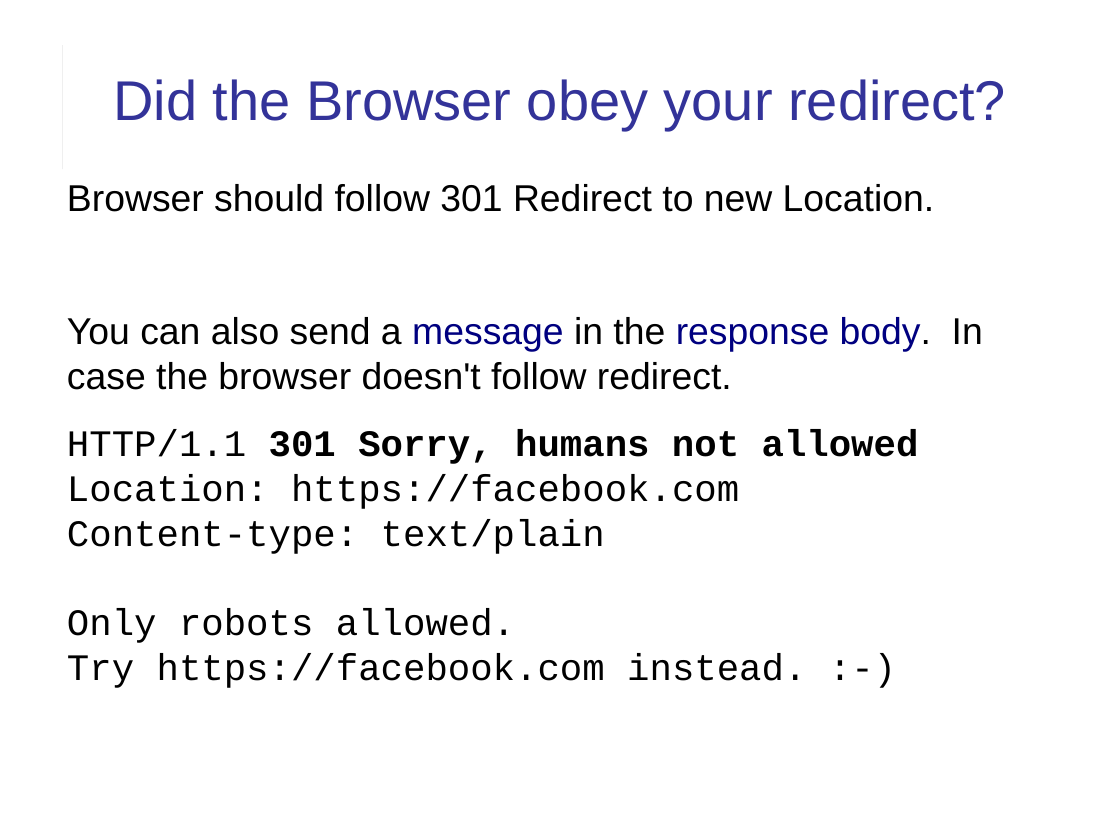
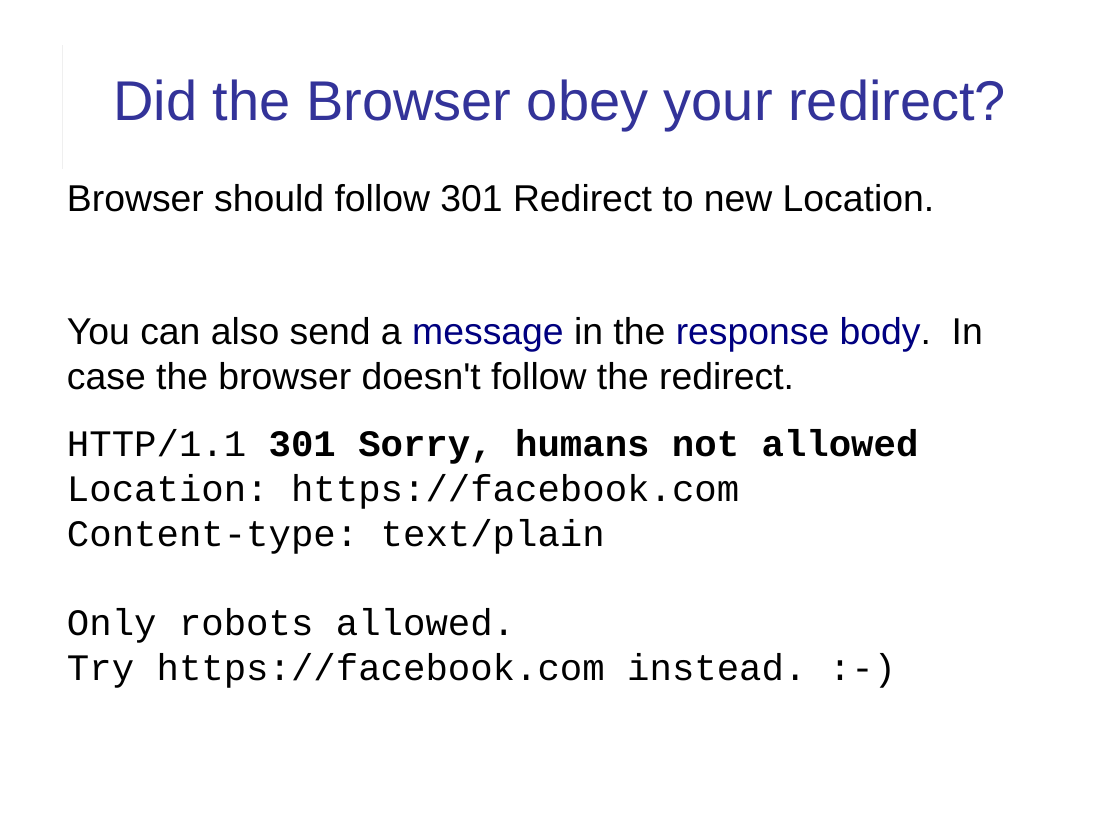
Before and after one commit to cpske/ISP, a slide deck: slide 15 of web/HTTP-in-Action.ppt. Drawn at 1120x840 pixels with LibreOffice and Linux fonts; fonts in the diff are those of the drawing. Boxes give left, top, right and bottom in pixels: in the first picture for what was removed or moved away, otherwise in the second. Text is boxed around its words. In the diff, an @@ line names an element or a change of style, - is before the commit and + after.

Commit message:
fix typos in slides

```diff
--- a/web/HTTP-in-Action.ppt
+++ b/web/HTTP-in-Action.ppt
@@ text at <box>67,317,983,390</box>: text changed @@
-You can also send a message in the response body. In case the browser doesn't follow redirect.
+You can also send a message in the response body. In case the browser doesn't follow the redirect.
```
Also in this commit, not shown: 11 other slides changed, 1 other file.
